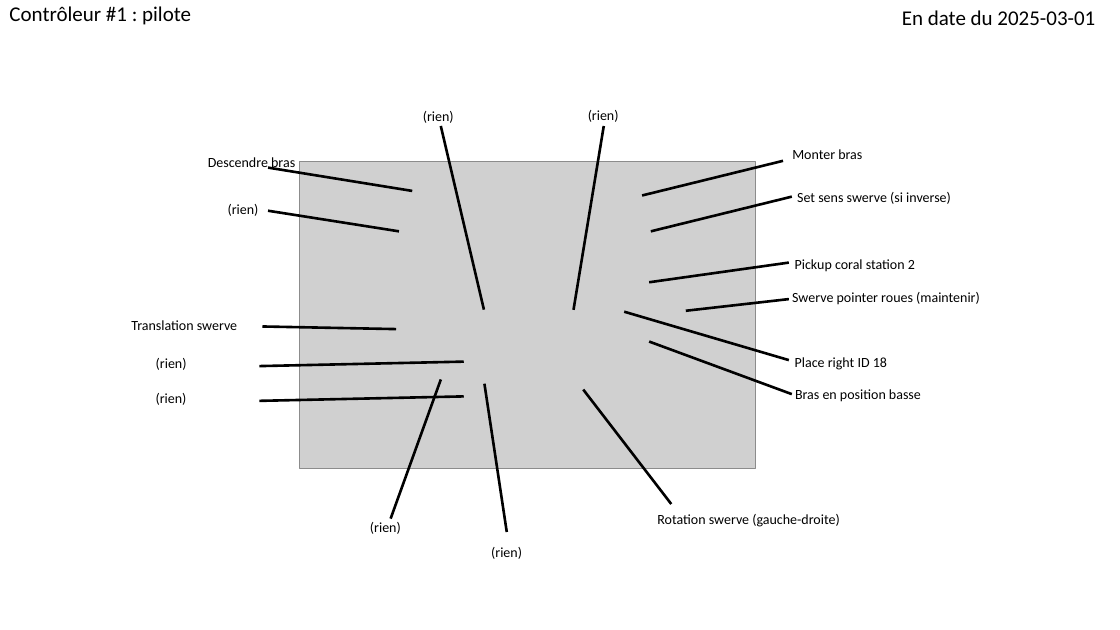
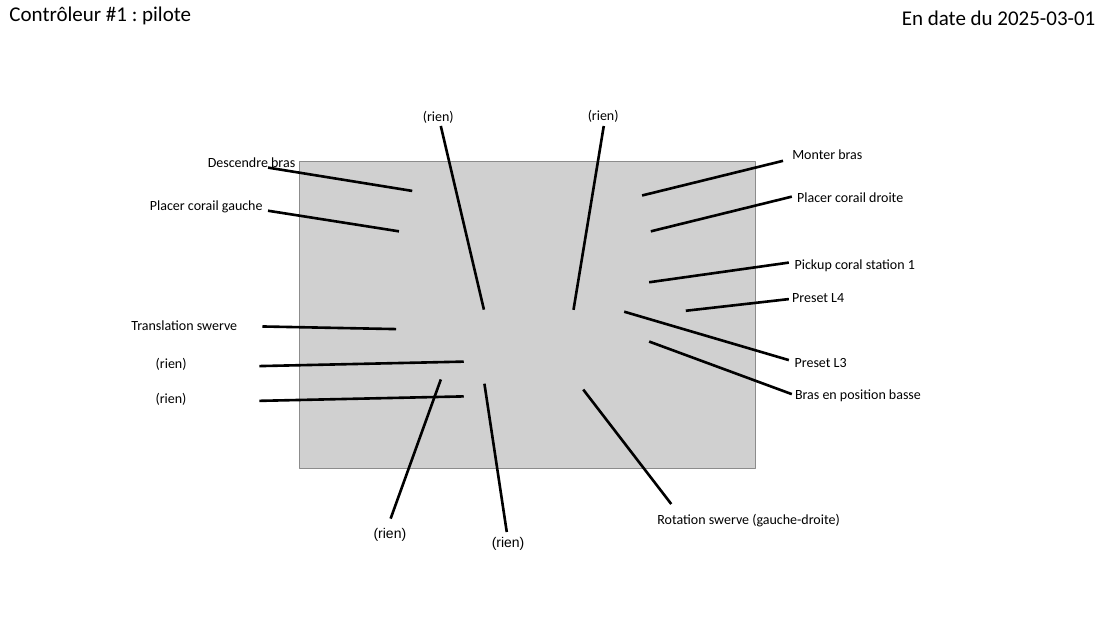
Before and after one commit to Fenix4947-2015/robot2025, a slide deck: slide 1 of contrôles robot 2025.pptx. Drawn at 1120x630 pixels with LibreOffice and Linux fonts; fonts in the diff are those of the drawing; grey boxes stand for pictures. Boxes give left, top, right and bottom in pixels: in the first picture for what was removed or moved away, otherwise in the second. Text is boxed around its words. In the diff, an @@ line names an element or a change of style, - is before the commit and + after.

```diff
--- a/contrôles robot 2025.pptx
+++ b/contrôles robot 2025.pptx
@@ text at bbox=[150, 200, 263, 213]: text changed @@
-(rien)
+Placer corail gauche
@@ text at bbox=[797, 192, 903, 202]: text changed @@
-Set sens swerve (si inverse)
+Placer corail droite
@@ text at bbox=[795, 259, 915, 272]: text changed @@
-Pickup coral station 2
+Pickup coral station 1
@@ text at bbox=[792, 293, 844, 302]: text changed @@
-Swerve pointer roues (maintenir)
+Preset L4
@@ text at bbox=[795, 358, 847, 367]: text changed @@
-Place right ID 18
+Preset L3
@@ text "(rien)" at bbox=[374, 528, 407, 541]: font Calibri to Arial @@
@@ text "(rien)": place and size @@
-text "(rien)" at bbox=[491, 547, 522, 559]
+text "(rien)" at bbox=[492, 537, 525, 550]
@@ text "(rien)" at bbox=[492, 537, 525, 550]: font Calibri to Arial @@
```
Also in this commit, not shown: 1 other slide changed, 4 other files.
